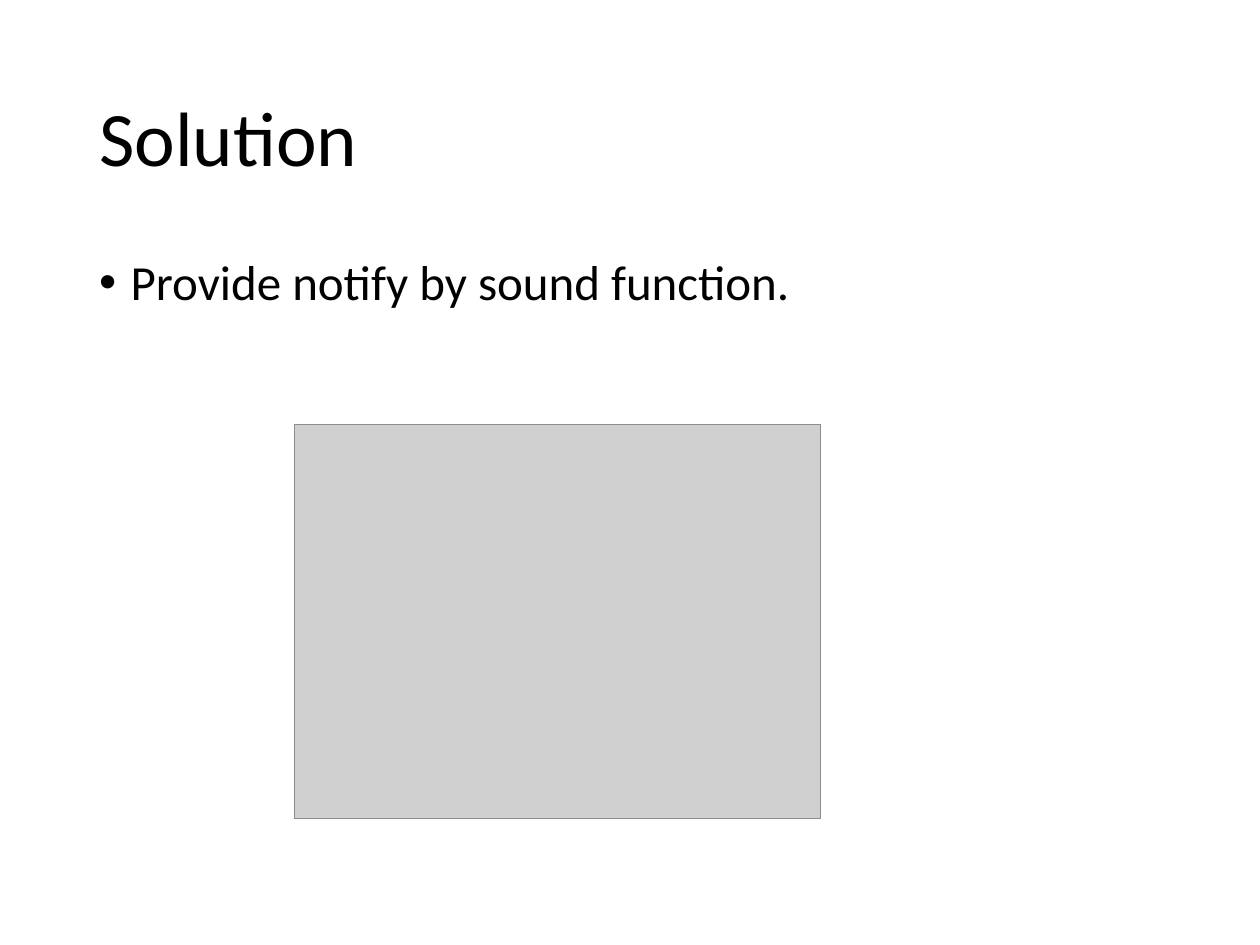
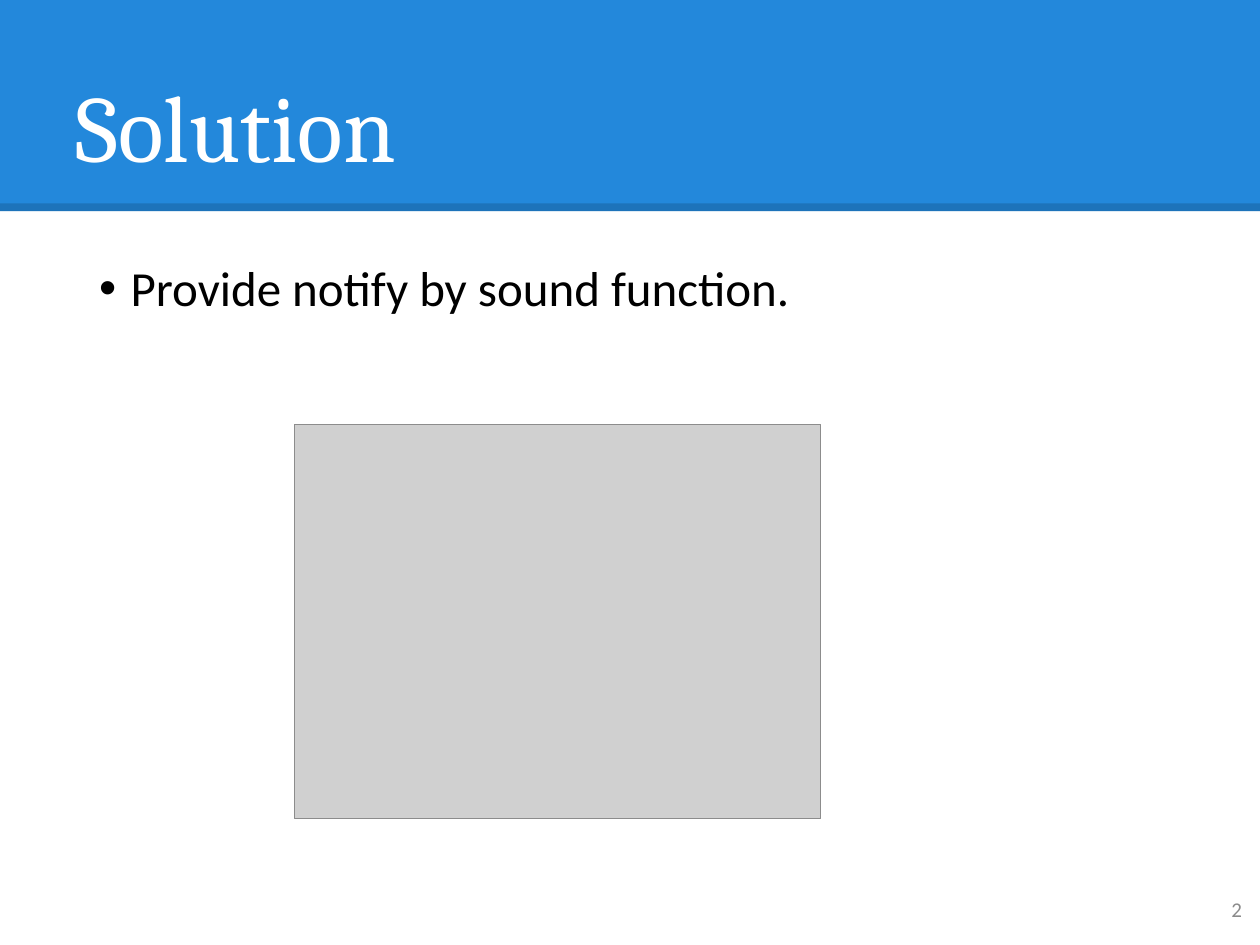
Before and after one commit to hqt/street-router, a slide deck: slide 2 of Document/presentation/nam/voice notify.pptx. Drawn at 1260x945 pixels with LibreOffice and Linux fonts; fonts in the diff are those of the drawing; grey boxes stand for pictures. Boxes give left, top, right and bottom in pixels: in the first picture for what was removed or moved away, otherwise in the second. Text is boxed around its words. In the diff, an @@ line names an element or a change of style, - is before the commit and + after.

Commit message:
update style for slide

```diff
--- a/Document/presentation/nam/voice notify.pptx
+++ b/Document/presentation/nam/voice notify.pptx
@@ rectangle added at bbox=[0, 0, 1260, 212], fill #2388DB @@
@@ title "Solution": place and size @@
-title "Solution" at bbox=[99, 112, 357, 167]
+title "Solution" at bbox=[76, 96, 396, 163]
@@ title "Solution" at bbox=[76, 96, 396, 163]: size 44 to 54 pt, font Calibri to Cambria, text colour #000000 to #FFFFFF; vertical alignment middle to bottom @@
@@ line added from (0, 207) to (1260, 207), #000000 4.5 pt @@
@@ text "Provide notify by sound function." at bbox=[131, 272, 789, 314]: less space between paragraphs @@
@@ page number added at bbox=[1231, 903, 1242, 917], 12 pt, text #8C8C8C @@
+2
```
Also in this commit, not shown: 7 other slides changed, 8 other files.
